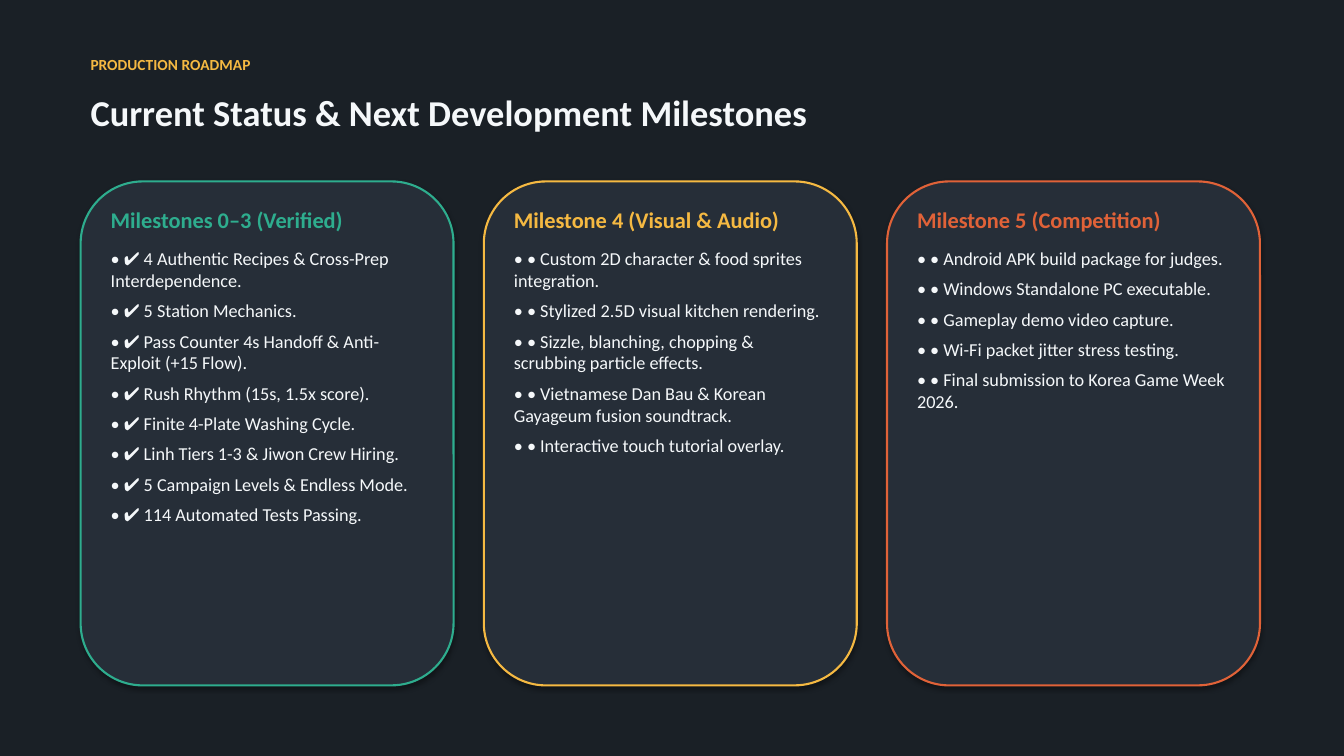
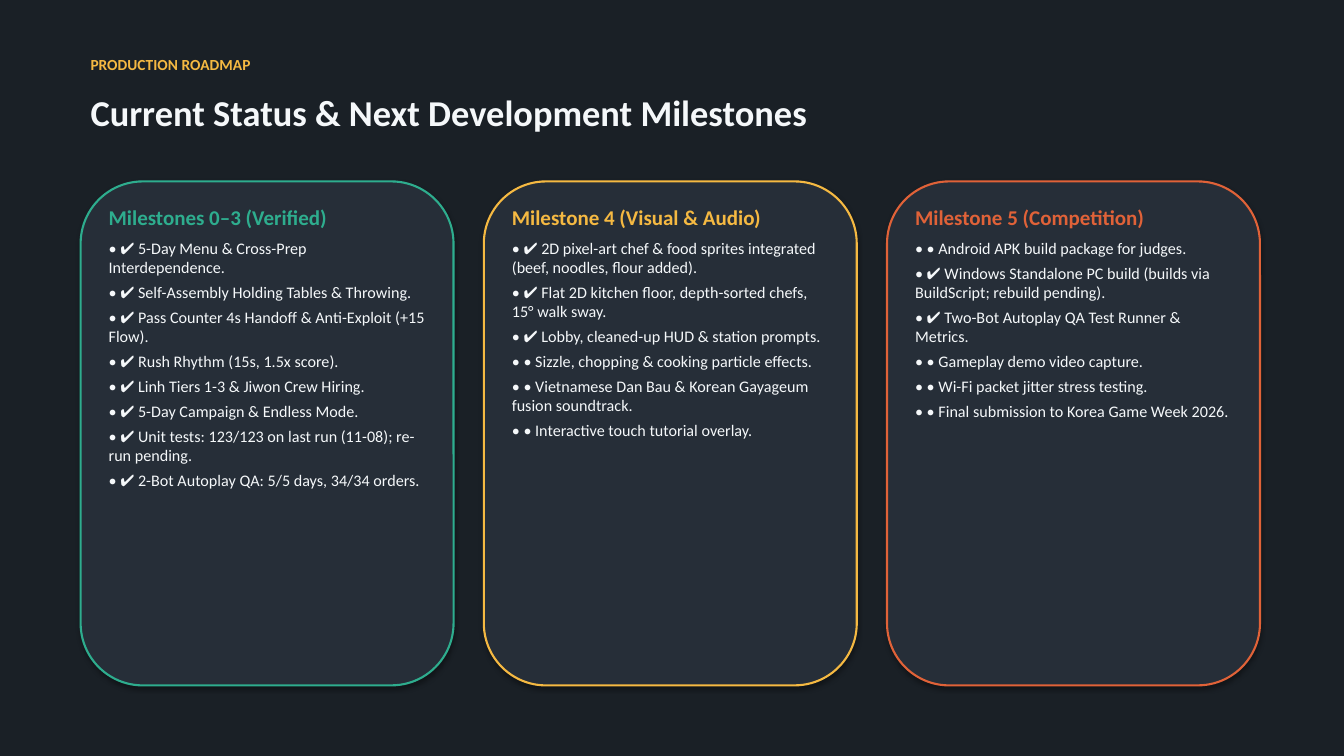
Before and after one commit to madlyham/two-ladles, a slide deck: slide 13 of docs/two_ladles_concept.pptx (slide 11 before the commit). Drawn at 1344x756 pixels with LibreOffice and Linux fonts; fonts in the diff are those of the drawing. Boxes give left, top, right and bottom in pixels: in the first picture for what was removed or moved away, otherwise in the second. Text is boxed around its words. In the diff, an @@ line names an element or a change of style, - is before the commit and + after.

```diff
--- a/docs/two_ladles_concept.pptx
+++ b/docs/two_ladles_concept.pptx
@@ text at (109,209,424,395): size 16 to 15 pt in "Milestones 0–3 (Verified)"; size 13 to 11.5 pt in "• ✔ Pass Counter 4s Handoff & ...", "• ✔ Rush Rhythm (15s, 1.5x score).", "• ✔ Linh Tiers 1-3 & Jiwon ..."; less space between paragraphs @@
@@ text at (512,209,808,439): size 16 to 15 pt in "Milestone 4 (Visual & Audio)"; size 13 to 11.5 pt in "• • Vietnamese Dan Bau & Korean ...", "• • Interactive touch tutorial overlay."; less space between paragraphs @@
@@ text at (915,209,1229,417): size 16 to 15 pt in "Milestone 5 (Competition)"; size 13 to 11.5 pt in "• • Android APK build package for ...", "• • Gameplay demo video capture.", "• • Wi-Fi packet jitter stress testing.", "• • Final submission to Korea Game ..."; less space between paragraphs @@
@@ text at (109,243,411,301): text changed; size 13 to 11.5 pt @@
-• ✔ 4 Authentic Recipes & Cross-Prep Interdependence.
-• ✔ 5 Station Mechanics.
+• ✔ 5-Day Menu & Cross-Prep Interdependence.
+• ✔ Self-Assembly Holding Tables & Throwing.
@@ text at (512,243,820,370): text changed; size 13 to 11.5 pt @@
-• • Custom 2D character & food sprites integration.
-• • Stylized 2.5D visual kitchen rendering.
-• • Sizzle, blanching, chopping & scrubbing particle effects.
+• ✔ 2D pixel-art chef & food sprites integrated (beef, noodles, flour added).
+• ✔ Flat 2D kitchen floor, depth-sorted chefs, 15° walk sway.
+• ✔ Lobby, cleaned-up HUD & station prompts.
+• • Sizzle, chopping & cooking particle effects.
@@ text at (915,267,1210,342): text changed; size 13 to 11.5 pt @@
-• • Windows Standalone PC executable.
+• ✔ Windows Standalone PC build (builds via BuildScript; rebuild pending).
+• ✔ Two-Bot Autoplay QA Test Runner & Metrics.
@@ text at (109,406,419,489): text changed; size 13 to 11.5 pt @@
-• ✔ 5 Campaign Levels & Endless Mode.
-• ✔ 114 Automated Tests Passing.
+• ✔ 5-Day Campaign & Endless Mode.
+• ✔ Unit tests: 123/123 on last run (11-08); re-run pending.
+• ✔ 2-Bot Autoplay QA: 5/5 days, 34/34 orders.
@@ text at (144,417,355,433): paragraph removed @@
-• ✔ Finite 4-Plate Washing Cycle.
```
Also in this commit, not shown: 10 other slides changed, 4 slides added, 1 slide removed, 43 other files.
